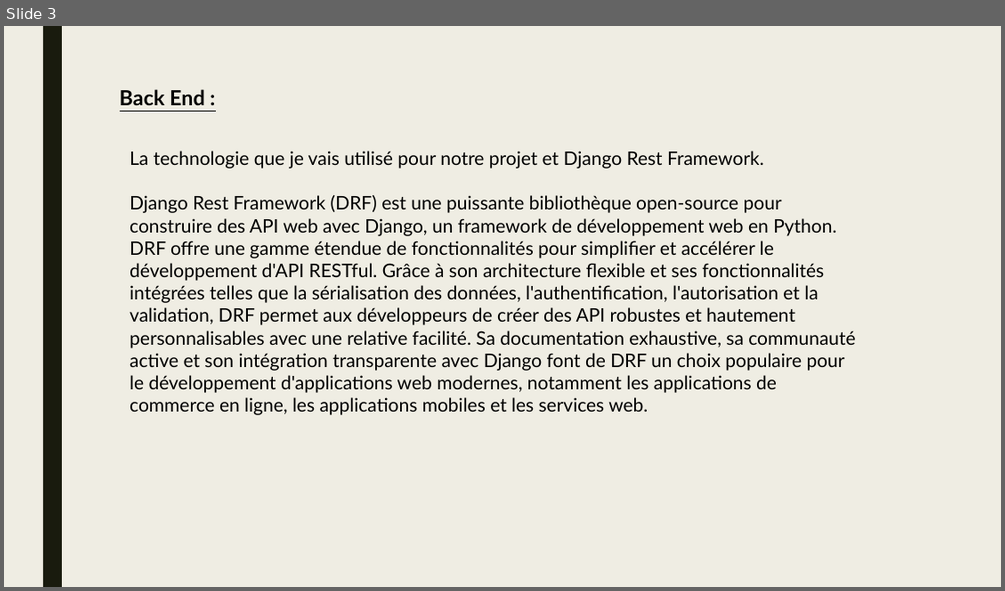
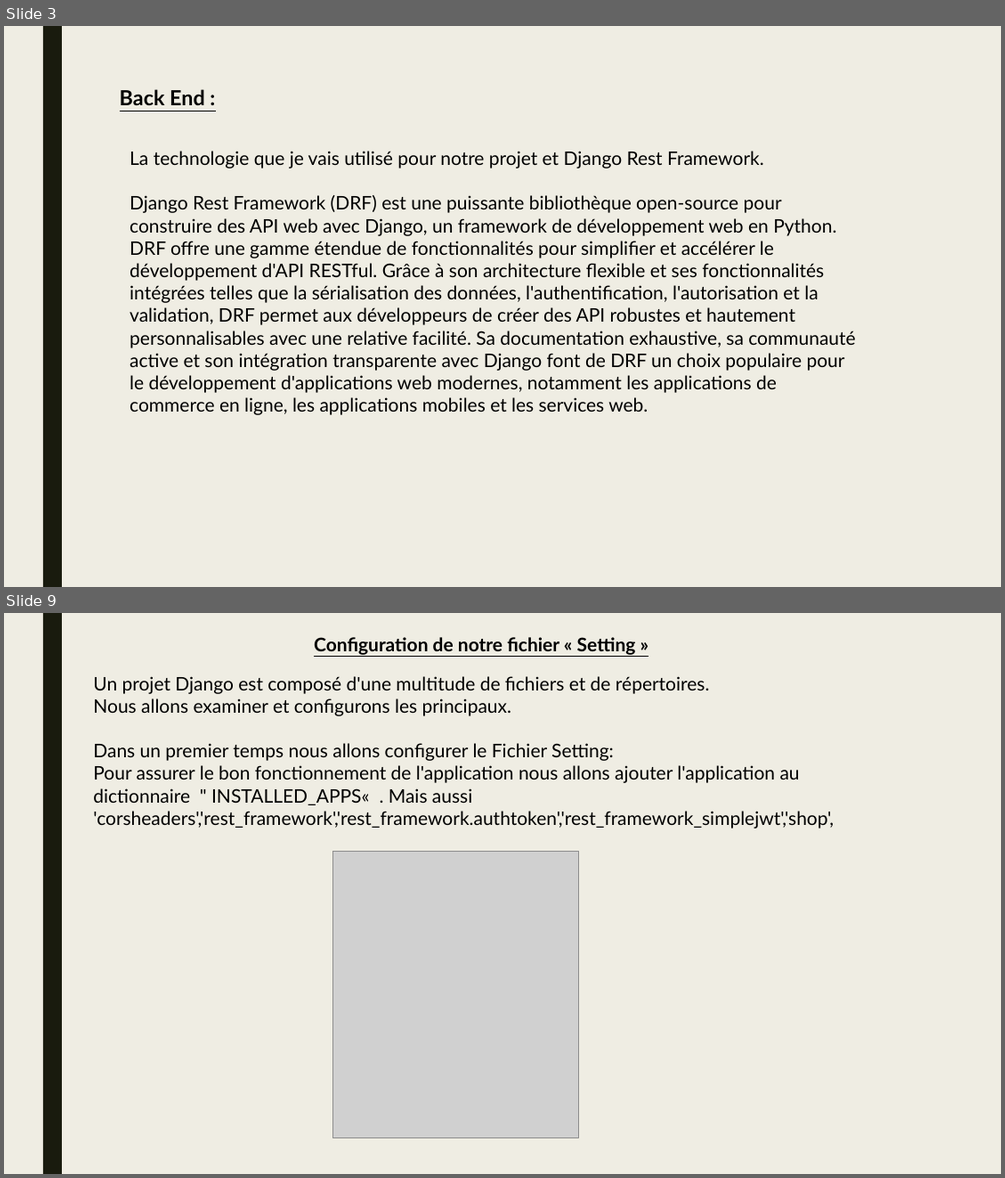
Before and after one commit to NoriTaka68/MyShop_V3, a slide deck: Dossier Pro/Application Django rest.pptx. Shown one above the other, each under a label of ours: slide 3 before the commit, slides 3 and 9 after it; the slides between them are not shown. The pictures are 1005x591 and 1005x1178 pixels, drawn with LibreOffice and Linux fonts; fonts in the diff are those of the drawing; grey boxes stand for pictures. Boxes give left, top, right and bottom in pixels: in the first picture for what was removed or moved away, otherwise in the second. Text is boxed around its words. In the diff, an @@ line names an element or a change of style, - is before the commit and + after.

```diff
--- a/Dossier Pro/Application Django rest.pptx
+++ b/Dossier Pro/Application Django rest.pptx
@@ slide 9 added at (4,613,1001,1174), background #EFEDE3; not listed: 1 template element that a slide beside it also shows @@
@@ text added at (314,637,636,655), 18 pt, text #000000, bold, underline @@
+Configuration de notre fichier « Setting »
@@ text added at (93,676,833,828), 18 pt, text #000000 @@
+Un projet Django est composé d'une multitude de fichiers et de répertoires.
+Nous allons examiner et configurons les principaux.
+Dans un premier temps nous allons configurer le Fichier Setting:
+Pour assurer le bon fonctionnement de l'application nous allons ajouter l'application au dictionnaire " INSTALLED_APPS« . Mais aussi 'corsheaders','rest_framework','rest_framework.authtoken','rest_framework_simplejwt','shop',
@@ picture added at (333,851,578,1137) @@
```
Also in this commit, not shown: 10 other slides added, 1 slide removed, 2 other files.
